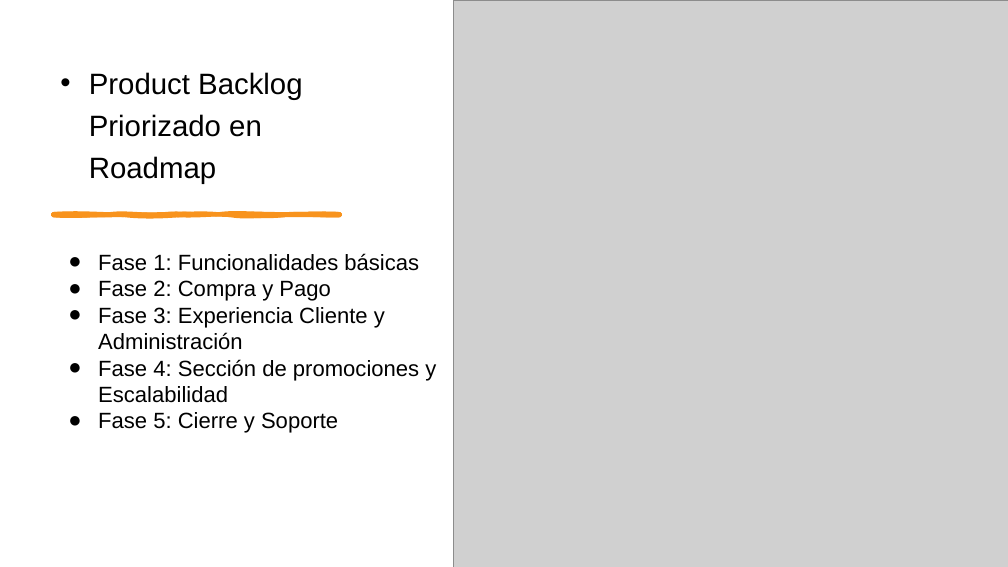
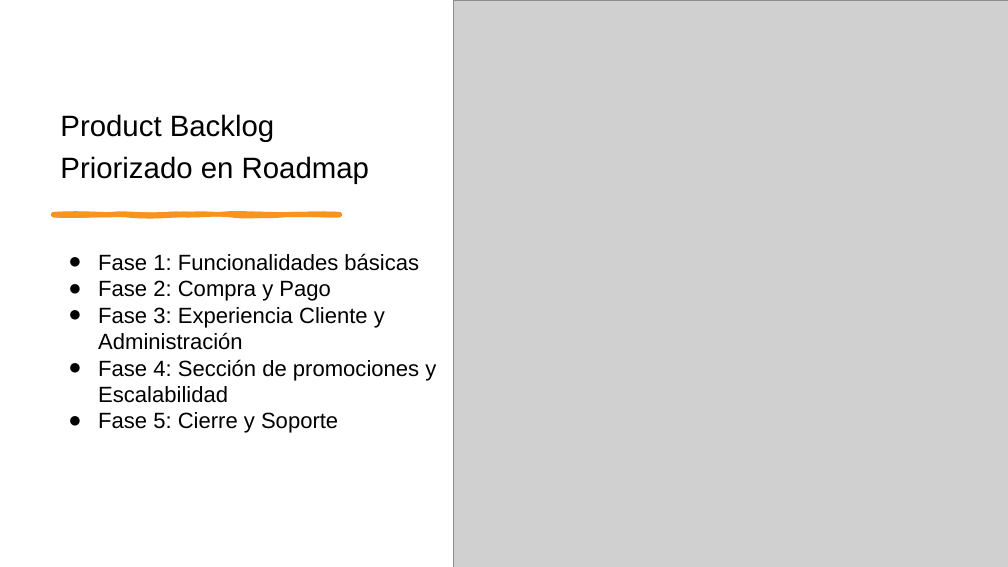
Before and after one commit to nrocha02/2025_MA_CAPSTONE_704D_GRUPO_2, a slide deck: slide 11 of Evidencias Grupales/03-ESTRUCTURA-PRESENTACION-VISION INICIAL DEL PROYECTO.pptx. Drawn at 1008x567 pixels with LibreOffice and Linux fonts; fonts in the diff are those of the drawing; grey boxes stand for pictures. Boxes give left, top, right and bottom in pixels: in the first picture for what was removed or moved away, otherwise in the second. Text is boxed around its words. In the diff, an @@ line names an element or a change of style, - is before the commit and + after.

```diff
--- a/Evidencias Grupales/03-ESTRUCTURA-PRESENTACION-VISION INICIAL DEL PROYECTO.pptx
+++ b/Evidencias Grupales/03-ESTRUCTURA-PRESENTACION-VISION INICIAL DEL PROYECTO.pptx
@@ title "Product Backlog Priorizado en Roadmap" at (60,114,369,184): bullet • to none @@
```
Also in this commit, not shown: 4 other slides changed, 1 slide added, 1 slide removed.
